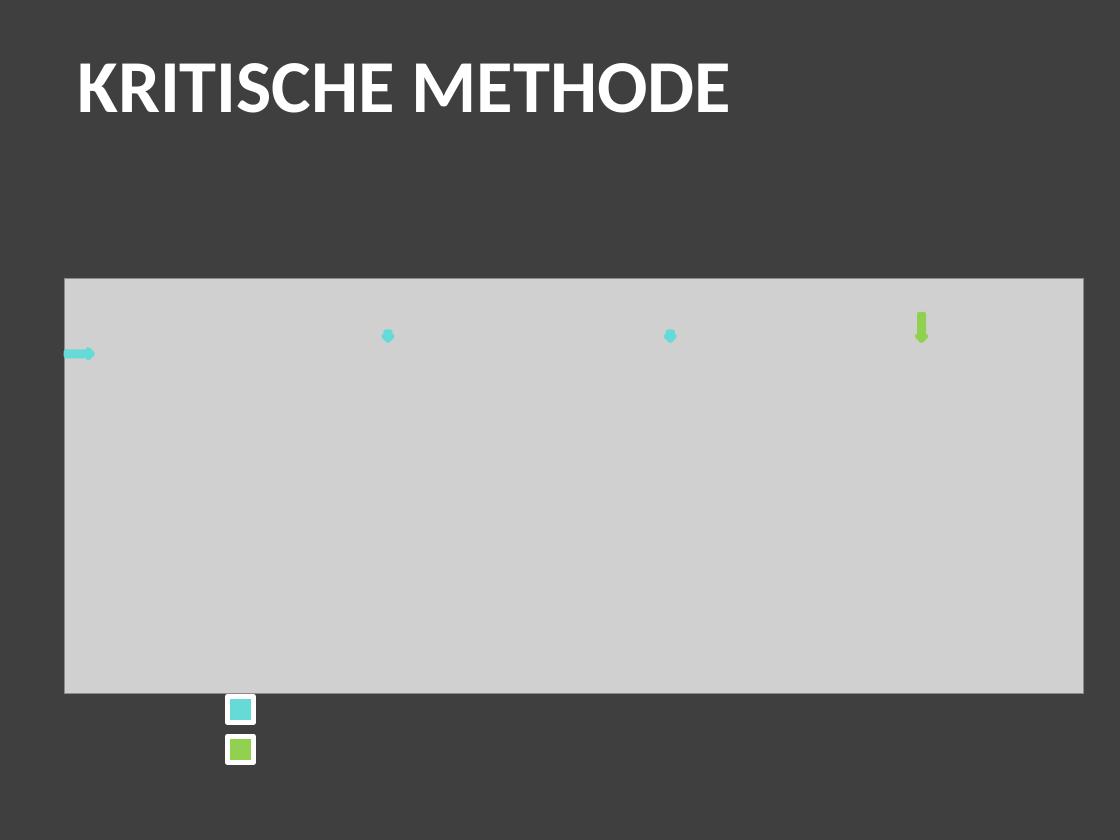
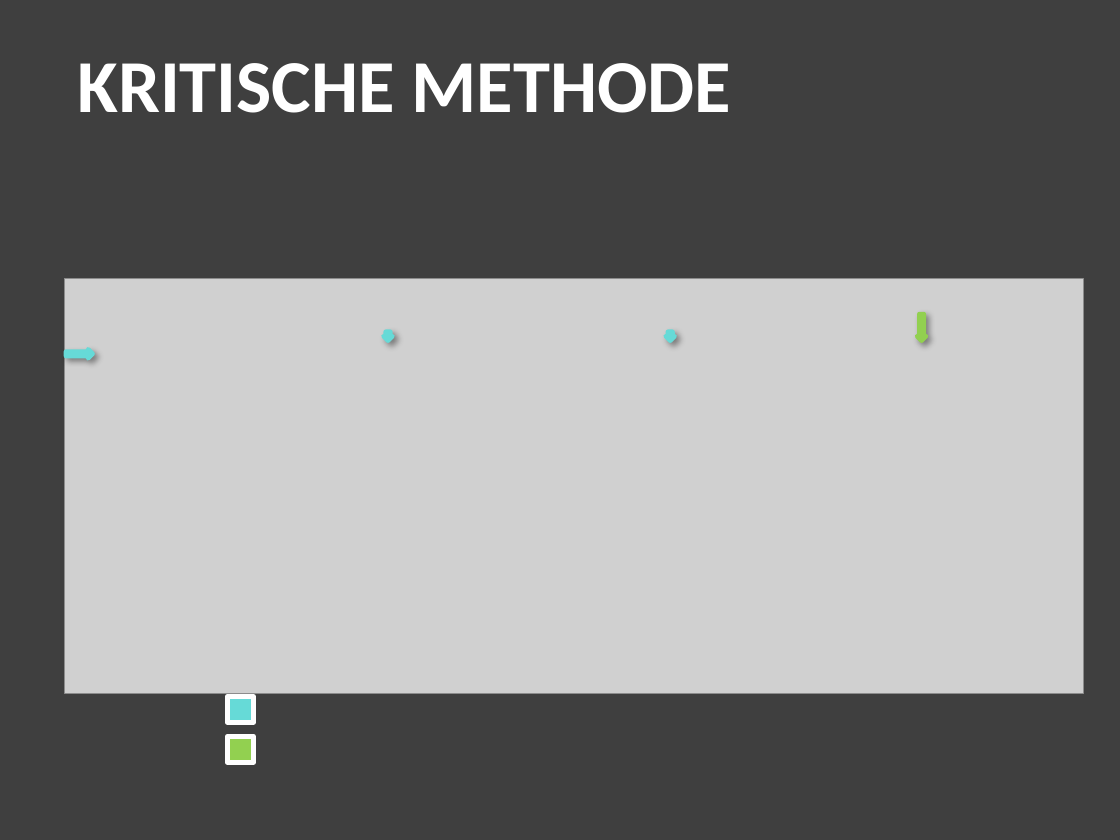
Before and after one commit to jeanin92/DieVerrueckteSightseeingtour, a slide deck: slide 18 of Presentation/abschlusspraesentation.pptx (slide 17 before the commit). Drawn at 1120x840 pixels with LibreOffice and Linux fonts; fonts in the diff are those of the drawing; grey boxes stand for pictures; background and template pictures are left out. Boxes give left, top, right and bottom in pixels: in the first picture for what was removed or moved away, otherwise in the second. Text is boxed around its words. In the diff, an @@ line names an element or a change of style, - is before the commit and + after.

```diff
--- a/Presentation/abschlusspraesentation.pptx
+++ b/Presentation/abschlusspraesentation.pptx
@@ shadow on in 4 elements at [66, 349, 93, 358], [917, 315, 926, 342], [384, 332, 393, 340], [665, 332, 674, 340] @@
```
Also in this commit, not shown: 11 other slides changed, 2 slides added, 2 slides removed.
